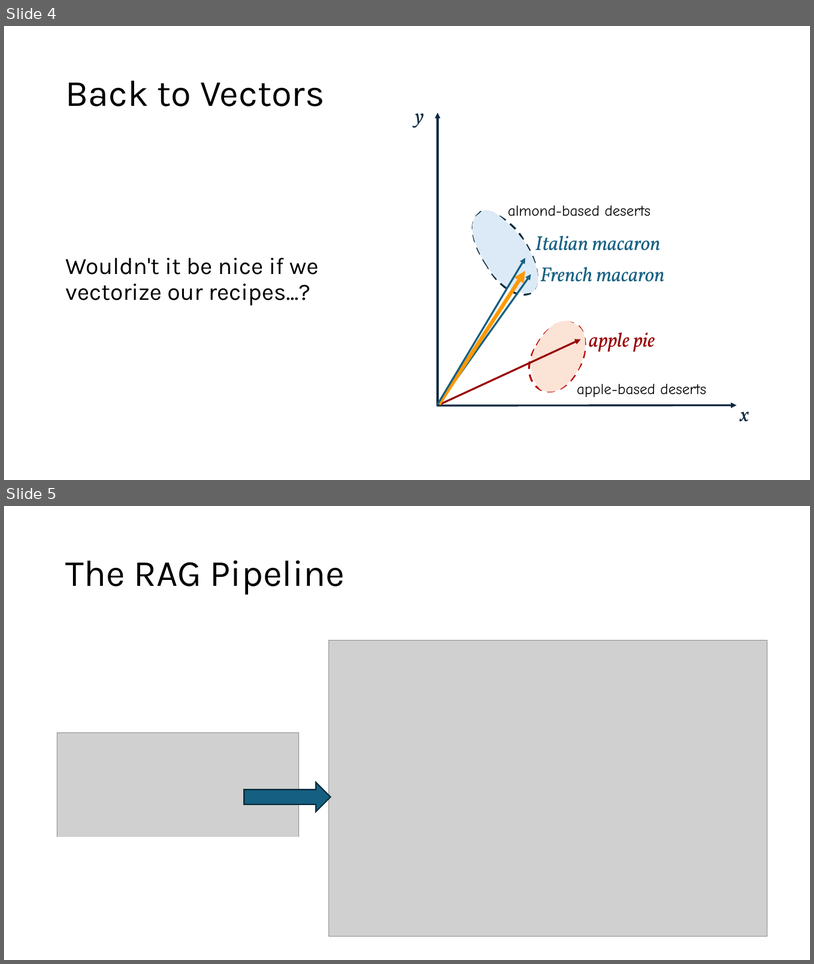
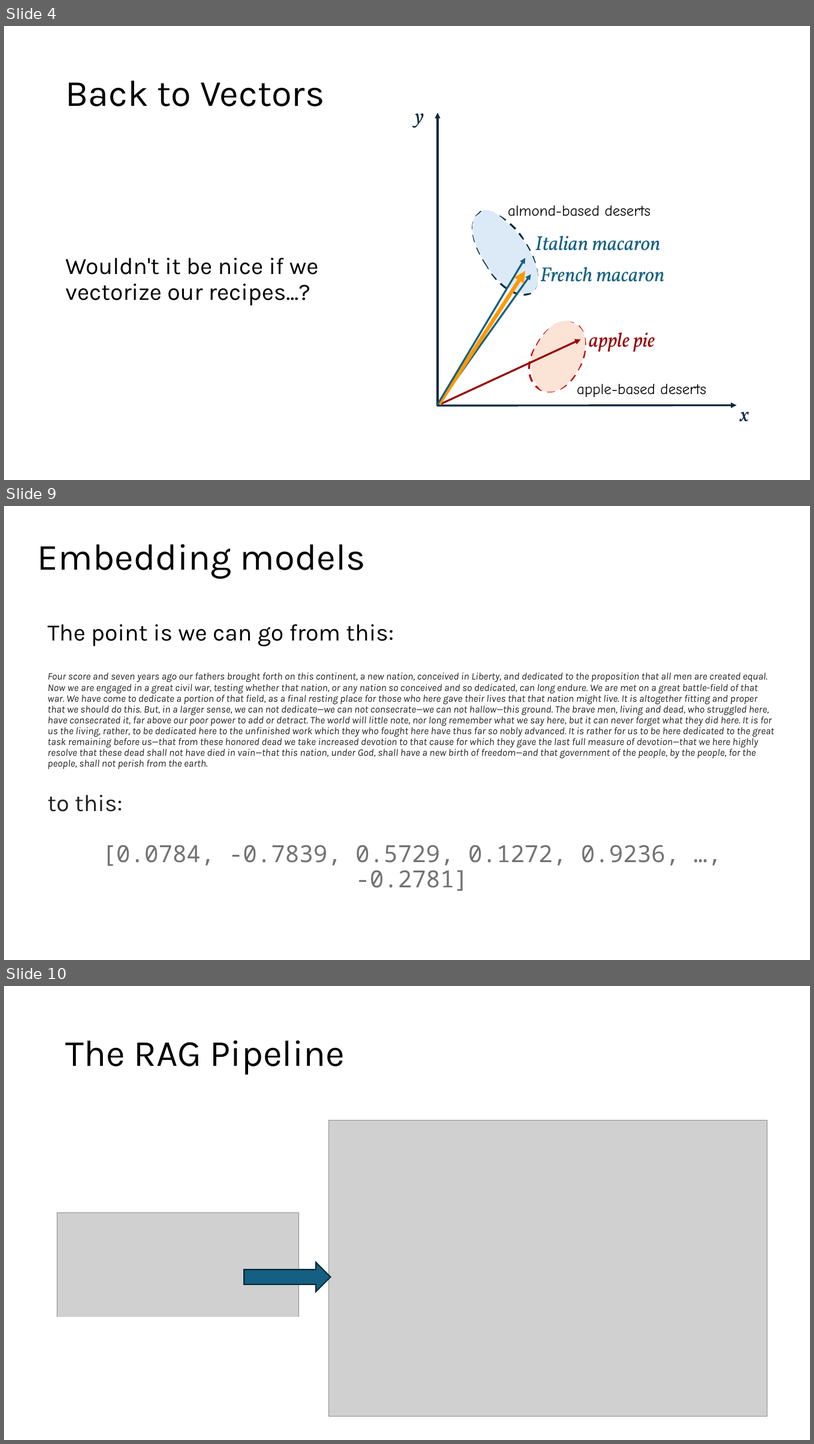
Before and after one commit to acceleratescience/large-language-models, a slide deck: slides/9-rag.pptx. Shown one above the other, each under a label of ours: slides 4 and 5 before the commit, slides 4, 9 and 10 after it; the slides between them are not shown. The pictures are 814x964 and 814x1444 pixels, drawn with LibreOffice and Linux fonts; fonts in the diff are those of the drawing; grey boxes stand for pictures. Boxes give left, top, right and bottom in pixels: in the first picture for what was removed or moved away, otherwise in the second. Text is boxed around its words. In the diff, an @@ line names an element or a change of style, - is before the commit and + after.

```diff
--- a/slides/9-rag.pptx
+++ b/slides/9-rag.pptx
@@ slide 9 added at (4,506,810,960), background #FFFFFF @@
@@ title added at (38,544,366,579), 44 pt, text #000000 @@
+Embedding models
@@ text added at (48,624,774,891), 12 pt, text #202122, italic @@
+The point is we can go from this:
+Four score and seven years ago our fathers brought forth on this continent, a new nation, conceived in Liberty, and dedicated to the proposition that all men are created equal. Now we are engaged in a great civil war, testing whether that nation, or any nation so conceived and so dedicated, can long endure. We are met on a great battle-field of that war. We have come to dedicate a portion of that field, as a final resting place for those who here gave their lives that that nation might live. It is altogether fitting and proper that we should do this. But, in a larger sense, we can not dedicate—we can not consecrate—we can not hallow—this ground. The brave men, living and dead, who struggled here, have consecrated it, far above our poor power to add or detract. The world will little note, nor long remember what we say here, but it can never forget what they did here. It is for us the living, rather, to be dedicated here to the unfinished work which they who fought here have thus far so nobly advanced. It is rather for us to be here dedicated to the great task remaining before us—that from these honored dead we take increased devotion to that cause for which they gave the last full measure of devotion—that we here highly resolve that these dead shall not have died in vain—that this nation, under God, shall have a new birth of freedom—and that government of the people, by the people, for the people, shall not perish from the earth.
+to this:
+[0.0784, -0.7839, 0.5729, 0.1272, 0.9236, …, -0.2781]
@@ what was slide 5 is now slide 10 @@
```
Also in this commit, not shown: 6 other slides added, 4 other files.
